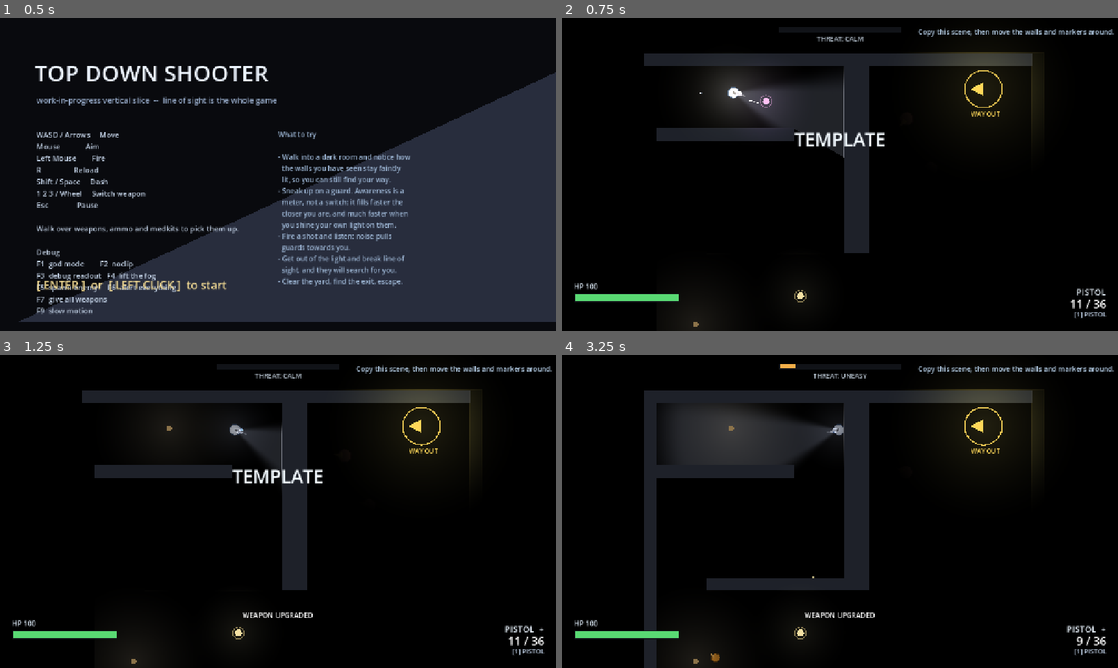
Above: before the commit, frames 1-4 (two rows, left to right).
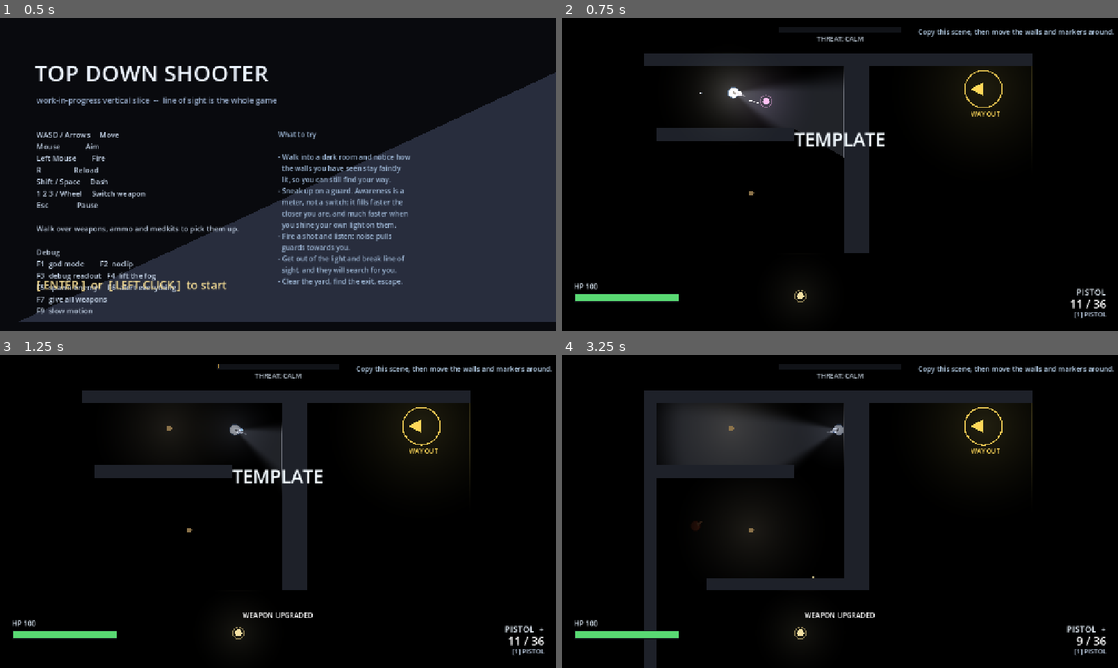
Above: after the commit, the same moments.

Repository: ThunderComplex/irregoulash
Game: Godot game, scene res://src/ui/title_screen.tscn
The game is run twice, just before and just after one commit, with the same random seed, the same clock (stepped at 60 frames per second) and the same inputs.
Inputs (mouse positions are in pixels of both pictures, inside the frame that each line leads up to):
- Up to frame 1 (0.5 s): no input
- Up to frame 2 (0.75 s): tap Enter (ui_accept) at 0.5 s; move the mouse to (962, 158) at 0.52 s; hold D (move_right) from 0.53 s (still down); tap Shift (dash) at 0.6 s; click (962, 158) at 0.67 s
- Up to frame 3 (1.25 s): keep holding D (move_right); tap Enter (ui_accept) at 0.77 s
- Up to frame 4 (3.25 s): release D (move_right) at 1.25 s; drag from (728, 527) to (801, 633) at 1.27 s; move the mouse to (895, 442) at 2.02 s; hold D (move_right) 2.03-2.75 s; tap E (interact) at 2.1 s; drag from (812, 574) to (673, 464) at 2.77 s

Frame 1 is identical in both runs. In frame 2, 1.0% of the frame differs, in the area x 22-87%, y 10-100%; in frame 3, 1.1%; in frame 4, 1.6%, in the area x 22-87%, y 2-100%.

Commit message:
better lamps

Diff:
--- a/dev/probe.gd
+++ b/dev/probe.gd
@@ -210,6 +210,28 @@
 		{
 			"wait": 2.0,
 			"facing_report": true,
+		},
+	],
+	## Does a lamp stop lighting the world for the player when they cannot see it?
+	## In vision_test the lamp sits at (-330, -330) behind a divider wall with a
+	## doorway at y -120..120, and it is the only light in the scene.
+	"lamps": [
+		{
+			# Same side of the wall as nothing: the divider blocks sight of the lamp,
+			# so its pool must go dark.
+			"teleport": Vector2(320.0, -200.0),
+			"aim": Vector2(-1.0, 0.0),
+			"wait": 1.2,
+			"shot": "lamp_01_no_line_of_sight",
+			"points": {"lamp_pool_blocked": Vector2(-240.0, -300.0)},
+		},
+		{
+			# Round the wall with a clear view of the lamp: the same spot lights up.
+			"teleport": Vector2(-120.0, 0.0),
+			"aim": Vector2(-1.0, 0.0),
+			"wait": 1.2,
+			"shot": "lamp_02_line_of_sight",
+			"points": {"lamp_pool_lit": Vector2(-240.0, -300.0)},
 		},
 	],
 	## Lint every level (the same checks the editor plugin's button runs).
--- a/dev/vision_test.tscn
+++ b/dev/vision_test.tscn
@@ -1,6 +1,5 @@
-[gd_scene load_steps=6 format=3]
+[gd_scene load_steps=5 format=3]
 
-[ext_resource type="Script" path="res://dev/probe.gd" id="1_probe"]
 [ext_resource type="PackedScene" path="res://src/player/player.tscn" id="2_player"]
 [ext_resource type="PackedScene" path="res://src/levels/wall.tscn" id="3_wall"]
 [ext_resource type="PackedScene" path="res://src/levels/lamp.tscn" id="4_lamp"]
@@ -59,6 +58,3 @@
 
 [node name="Memory" type="Node" parent="."]
 script = ExtResource("5_memory")
-
-[node name="Probe" type="Node" parent="."]
-script = ExtResource("1_probe")
--- a/src/items/pickup.gd
+++ b/src/items/pickup.gd
@@ -55,6 +55,9 @@
 	_light.color = color
 	_light.energy = 0.55
 	_light.blend_mode = Light2D.BLEND_MODE_ADD
+	# Cast shadows like every other light. Godot's default is to *not*, which made a
+	# pickup's glow leak through walls into neighbouring rooms.
+	_light.shadow_enabled = true
 	_light.z_index = Layers.Z_ACTOR
 	add_child(_light)
 
--- a/src/levels/exit_zone.gd
+++ b/src/levels/exit_zone.gd
@@ -70,6 +70,10 @@
 	_light.color = color
 	_light.energy = 0.8
 	_light.blend_mode = Light2D.BLEND_MODE_ADD
+	# Cast shadows like every other light, so the beacon's pool does not bleed through
+	# the walls around it. The "WAY OUT" marker is drawn unshaded, so the exit is still
+	# a visible landmark from across a dark room.
+	_light.shadow_enabled = true
 	_light.z_index = Layers.Z_ACTOR
 	add_child(_light)
 
--- a/src/levels/lamp.gd
+++ b/src/levels/lamp.gd
@@ -34,13 +34,30 @@
 @export var flicker: bool = true
 @export var flicker_amount: float = 0.07
 
+@export_group("Visibility")
+## A lamp the player can neither see nor stand inside does not light the world for
+## them. Without this, the rule the renderer implements ("lit = visible") leaks: a
+## lamp inside a sealed room would reveal whatever is in its pool, enemies included,
+## straight through the wall between you. Line of sight is tested from the player to
+## the lamp itself, not to everything the lamp lights -- see docs/DESIGN_NOTES.md.
+@export var require_line_of_sight: bool = true
+## How fast the lamp fades when it gains or loses visibility (higher is snappier).
+@export var visibility_fade: float = 6.0
+
 @export_group("Editor")
 ## Ignored while playing: draws the light radius in the editor for authoring.
 @export var show_radius_in_editor: bool = true
 
+## How often, in seconds, the line-of-sight test is repeated.
+const LOS_INTERVAL: float = 0.12
+
 var _light: PointLight2D = null
 var _fixture: Polygon2D = null
 var _phase: float = 0.0
+## 0..1 multiplier for visibility, faded so lamps never pop on or off.
+var _lit: float = 1.0
+var _visible: bool = true
+var _los_timer: float = 0.0
 
 
 func _ready() -> void:
@@ -51,11 +68,53 @@
 
 
 func _process(delta: float) -> void:
-	if not flicker or _light == null:
+	if Engine.is_editor_hint() or _light == null:
 		return
-	_phase += delta * 5.0
-	var n: float = sin(_phase) * 0.5 + sin(_phase * 2.31 + 1.7) * 0.5
-	_light.energy = maxf(0.0, energy * (1.0 + n * flicker_amount))
+
+	if require_line_of_sight:
+		_los_timer -= delta
+		if _los_timer <= 0.0:
+			_los_timer = LOS_INTERVAL
+			_visible = _is_visible_to_player()
+	_lit = move_toward(_lit, 1.0 if _visible else 0.0, visibility_fade * delta)
+
+	if _lit <= 0.0:
+		# Fully out of sight: no light, and no flicker maths to do.
+		_light.energy = 0.0
+		return
+
+	var brightness: float = 1.0
+	if flicker:
+		_phase += delta * 5.0
+		var n: float = sin(_phase) * 0.5 + sin(_phase * 2.31 + 1.7) * 0.5
+		brightness = 1.0 + n * flicker_amount
+	_light.energy = maxf(0.0, energy * brightness * _lit)
+
+
+## True when the player is standing inside this lamp's pool, or has a clear line of
+## sight to the lamp itself.
+##
+## The radius carve-out matters: a lamp occluded by a pillar in the very room the
+## player is standing in must not switch that room dark around them. Testing sight of
+## the lamp rather than of everything it lights is an approximation -- a lit room you
+## *can* see into still shows you what is in it, including things behind its own
+## furniture -- but it removes the case that reads as a bug.
+func _is_visible_to_player() -> bool:
+	if not require_line_of_sight:
+		return true
+	var player: Node2D = GameDirector.valid_player()
+	if player == null:
+		# No player at all (a test scene, or the title screen): leave lamps on.
+		return true
+	if global_position.distance_squared_to(player.global_position) <= radius * radius:
+		return true
+	var space: PhysicsDirectSpaceState2D = get_world_2d().direct_space_state
+	if space == null:
+		return true
+	var query := PhysicsRayQueryParameters2D.create(player.global_position, global_position,
+		Layers.SOLID)
+	query.hit_from_inside = false
+	return space.intersect_ray(query).is_empty()
 
 
 func _rebuild() -> void:
--- a/src/levels/level_03.tscn
+++ b/src/levels/level_03.tscn
@@ -61,68 +61,14 @@
 
 [node name="Routes" type="Node2D" parent="." unique_id=1877469654]
 
-[node name="Guard1Route" type="Node2D" parent="Routes" unique_id=920663875]
+[node name="Guard1Route" type="Node2D" parent="Routes" unique_id=605879094]
 script = ExtResource("7_route")
 
-[node name="P0" type="Marker2D" parent="Routes/Guard1Route" unique_id=1437040163]
-position = Vector2(928, 832)
+[node name="P0" type="Marker2D" parent="Routes/Guard1Route" unique_id=956705017]
+position = Vector2(480, 320)
 
-[node name="P1" type="Marker2D" parent="Routes/Guard1Route" unique_id=1666415156]
-position = Vector2(896, 384)
-
-[node name="P2" type="Marker2D" parent="Routes/Guard1Route" unique_id=169050482]
-position = Vector2(672, 416)
-
-[node name="P3" type="Marker2D" parent="Routes/Guard1Route" unique_id=304288634]
-position = Vector2(704, 832)
-
-[node name="Scout1Route" type="Node2D" parent="Routes" unique_id=1953648931]
-script = ExtResource("7_route")
-
-[node name="P0" type="Marker2D" parent="Routes/Scout1Route" unique_id=1186399171]
-position = Vector2(96, 608)
-
-[node name="P1" type="Marker2D" parent="Routes/Scout1Route" unique_id=43748273]
-position = Vector2(96, 352)
-
-[node name="P2" type="Marker2D" parent="Routes/Scout1Route" unique_id=1391491214]
-position = Vector2(352, 352)
-
-[node name="P3" type="Marker2D" parent="Routes/Scout1Route" unique_id=1908807305]
-position = Vector2(146, 453)
-
-[node name="Heavy1Route" type="Node2D" parent="Routes" unique_id=822893929]
-script = ExtResource("7_route")
-
-[node name="P0" type="Marker2D" parent="Routes/Heavy1Route" unique_id=1735206322]
-position = Vector2(640, 704)
-
-[node name="P1" type="Marker2D" parent="Routes/Heavy1Route" unique_id=2123471850]
-position = Vector2(800, 704)
-
-[node name="P2" type="Marker2D" parent="Routes/Heavy1Route" unique_id=482895865]
-position = Vector2(832, 320)
-
-[node name="Heavy2Route" type="Node2D" parent="Routes" unique_id=1947380701]
-script = ExtResource("7_route")
-
-[node name="P0" type="Marker2D" parent="Routes/Heavy2Route" unique_id=211982289]
-position = Vector2(704, 384)
-
-[node name="P1" type="Marker2D" parent="Routes/Heavy2Route" unique_id=1622068472]
-position = Vector2(896, 256)
-
-[node name="Heavy3Route" type="Node2D" parent="Routes" unique_id=1590303360]
-script = ExtResource("7_route")
-
-[node name="P0" type="Marker2D" parent="Routes/Heavy3Route" unique_id=1396834570]
-position = Vector2(576, 640)
-
-[node name="P1" type="Marker2D" parent="Routes/Heavy3Route" unique_id=1430855522]
-position = Vector2(704, 672)
-
-[node name="P2" type="Marker2D" parent="Routes/Heavy3Route" unique_id=32160052]
-position = Vector2(736, 608)
+[node name="P1" type="Marker2D" parent="Routes/Guard1Route" unique_id=952015470]
+position = Vector2(64, 416)
 
 [node name="PlayerSpawn" type="Marker2D" parent="." unique_id=299208256]
 position = Vector2(151, 101)
@@ -133,46 +79,24 @@
 position = Vector2(223, 97)
 radius = 210.0
 flicker = false
+require_line_of_sight = null
+visibility_fade = null
 
 [node name="Lamp0" parent="Lamps/Lamp0" unique_id=280772374 instance=ExtResource("3_lamp")]
-position = Vector2(-91, 596)
+position = Vector2(51, 261)
 radius = 210.0
 flicker = false
+require_line_of_sight = null
+visibility_fade = null
 
 [node name="Enemies" type="Node2D" parent="." unique_id=1456907366]
 
-[node name="Guard1" parent="Enemies" unique_id=304786861 instance=ExtResource("4_enemy")]
-position = Vector2(1120, 832)
-patrol_route = NodePath("../../Routes/Guard1Route")
-
-[node name="Scout1" parent="Enemies" unique_id=1762736109 instance=ExtResource("4_enemy")]
-position = Vector2(352, 832)
-archetype_id = "scout"
-patrol_route = NodePath("../../Routes/Scout1Route")
-
-[node name="Heavy1" type="CharacterBody2D" parent="Enemies" unique_id=23929349 instance=ExtResource("4_enemy")]
-position = Vector2(672, 160)
+[node name="Guard1" type="CharacterBody2D" parent="Enemies" unique_id=1586801975 instance=ExtResource("4_enemy")]
+position = Vector2(64, 352)
 collision_layer = 4
 motion_mode = 1
 script = ExtResource("6_2bp2o")
-archetype_id = "heavy"
-patrol_route = NodePath("../../Routes/Heavy1Route")
-
-[node name="Heavy2" type="CharacterBody2D" parent="Enemies" unique_id=627414422 instance=ExtResource("4_enemy")]
-position = Vector2(736, 288)
-collision_layer = 4
-motion_mode = 1
-script = ExtResource("6_2bp2o")
-archetype_id = "heavy"
-patrol_route = NodePath("../../Routes/Heavy2Route")
-
-[node name="Heavy3" type="CharacterBody2D" parent="Enemies" unique_id=1970171420 instance=ExtResource("4_enemy")]
-position = Vector2(608, 512)
-collision_layer = 4
-motion_mode = 1
-script = ExtResource("6_2bp2o")
-archetype_id = "heavy"
-patrol_route = NodePath("../../Routes/Heavy3Route")
+patrol_route = NodePath("../../Routes/Guard1Route")
 
 [node name="Pickups" type="Node2D" parent="." unique_id=1600841955]
 
Binary file added: dev/shots/lamp_01_no_line_of_sight.png
Not shown, added: dev/shots/lamp_01_no_line_of_sight.png.import
Binary file added: dev/shots/lamp_02_line_of_sight.png
Not shown, added: dev/shots/lamp_02_line_of_sight.png.import
Binary file changed: dev/shots/vision_01_aim_right_through_doorway.png
Binary file changed: dev/shots/vision_02_aim_wall_blocks.png
Binary file changed: dev/shots/vision_03_lamp_visible_from_dark.png
Not shown, changed: docs/DESIGN_NOTES.md
Not shown, changed: docs/LEVEL_AUTHORING.md
Not shown, changed: docs/WIP_TASKS.md
